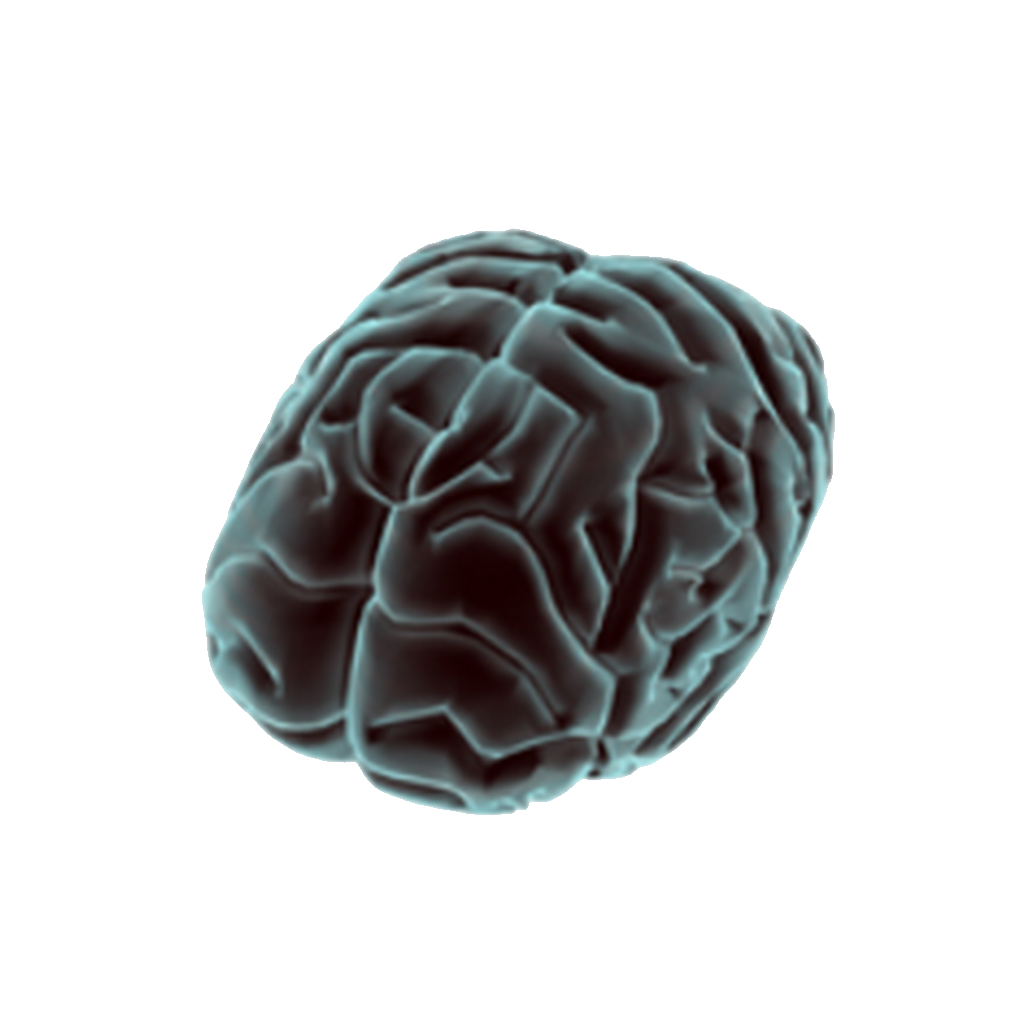
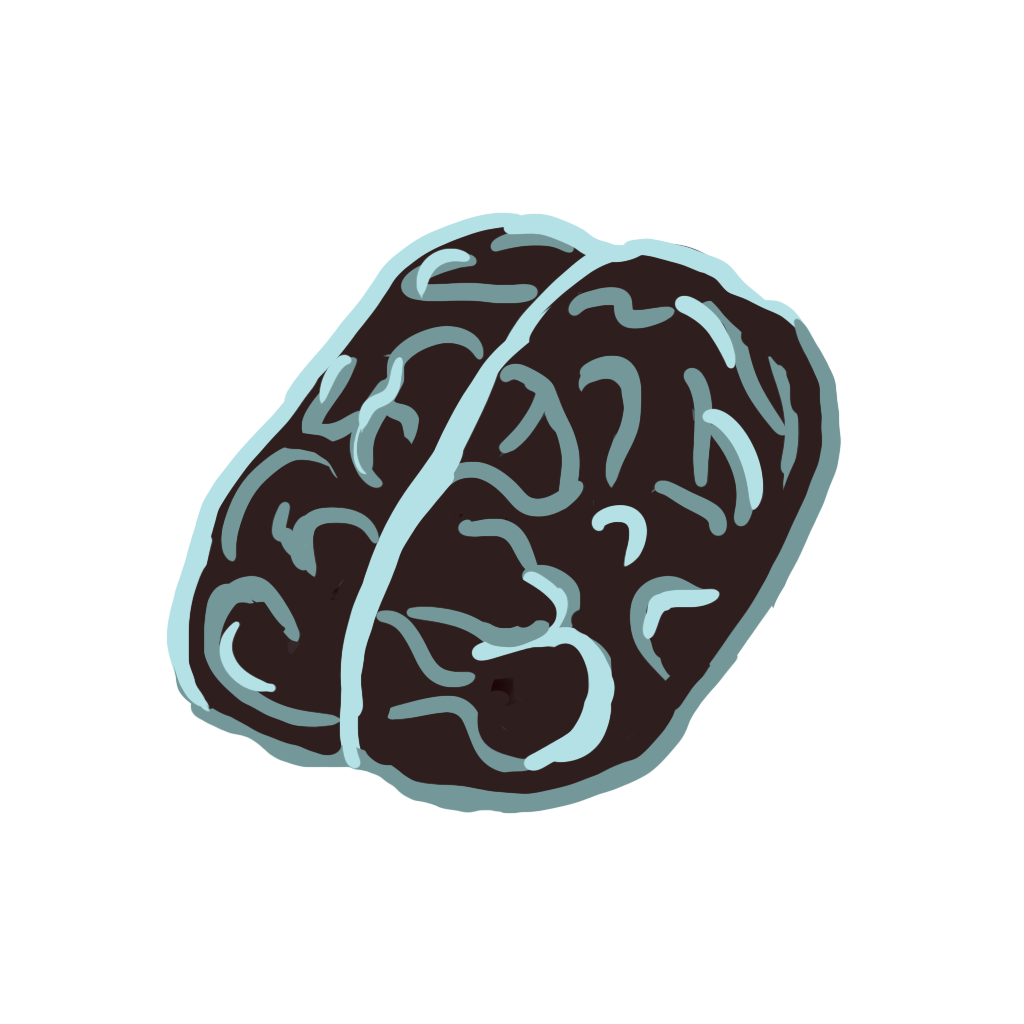
Layered file, before and after one edit (1024x1024). Changes by layer:
added layer "Layer 1" above "Untitled-1" over left=166, top=212, right=842, bottom=814
painted on "Untitled-1" over left=175, top=217, right=836, bottom=815
